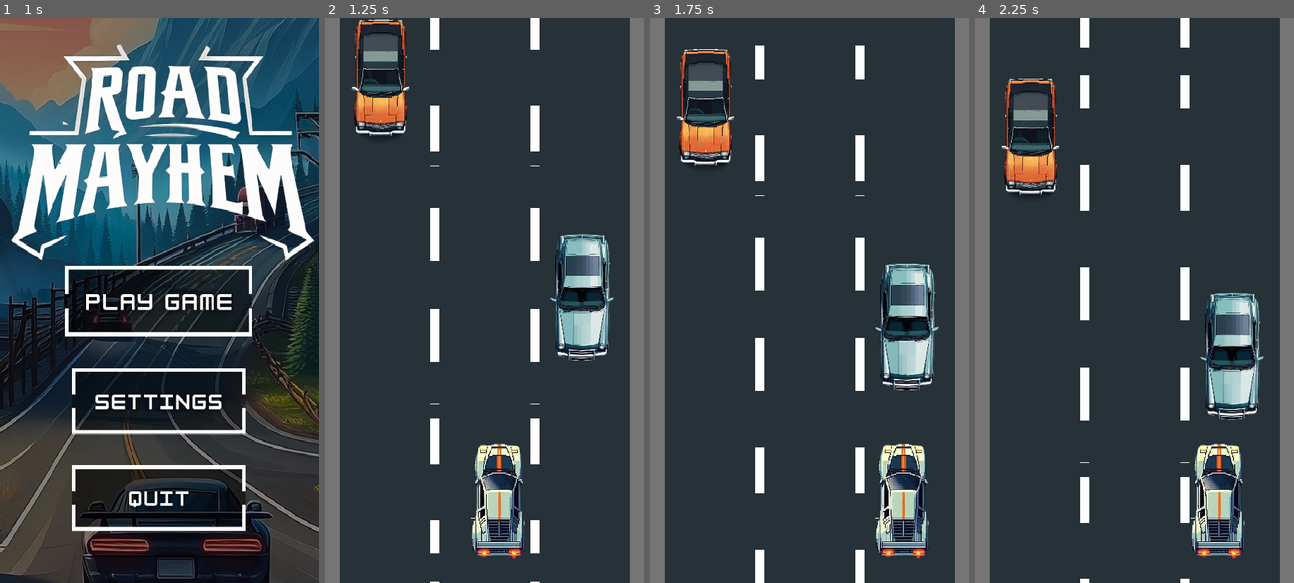
Above: before the commit, frames 1-4 (left to right).
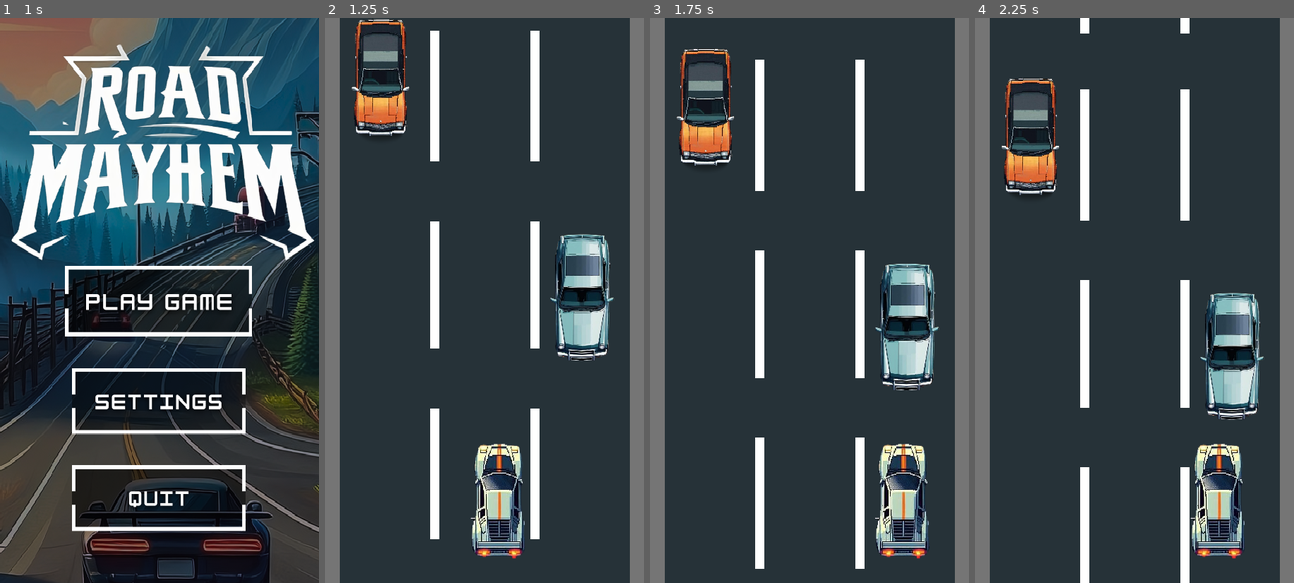
Above: after the commit, the same moments.

Repository: schadha2w/RoadMayhem
Game: Godot game, scene res://Scene/menu.tscn
Same seed, same stepped clock (60 frames per second), same inputs: the game is played once before the commit and once after it. Sound files missing from this copy of the repository are replaced by a short silence.
Inputs (mouse positions are in pixels of both pictures, inside the frame that each line leads up to):
- Up to frame 1 (1 s): click (159, 300) at 0.5 s
- Up to frame 2 (1.25 s): no input
- Up to frame 3 (1.75 s): hold Right (ui_right) from 1.28 s (still down)
- Up to frame 4 (2.25 s): release Right (ui_right) at 2.03 s; hold Left (ui_left) from 2.03 s (still down)

Frame 1 is identical in both runs. In frame 2, 2.4% of the frame differs, in the area x 32-68%, y 0-100%; in frame 3, 2.4%; in frame 4, 2.4%.

Commit message:
fixed road png

Diff:
--- a/Scene/menu.tscn
+++ b/Scene/menu.tscn
@@ -46,9 +46,10 @@
 [node name="AudioStreamPlayer2D" type="AudioStreamPlayer2D" parent="MainMenu1"]
 position = Vector2(-135, -45)
 stream = ExtResource("3_juuvi")
-volume_db = -19.446
+volume_db = 13.333
 pitch_scale = 2.52
 
 [node name="AudioStreamPlayer2D" type="AudioStreamPlayer2D" parent="."]
 stream = ExtResource("3_a402u")
+volume_db = 6.667
 autoplay = true
Binary file changed: Assets/Road 2.png
Not shown, changed: Assets/Road 2.png.import
Not shown: 1 places in Scene/main.tscn that only renumber resources
